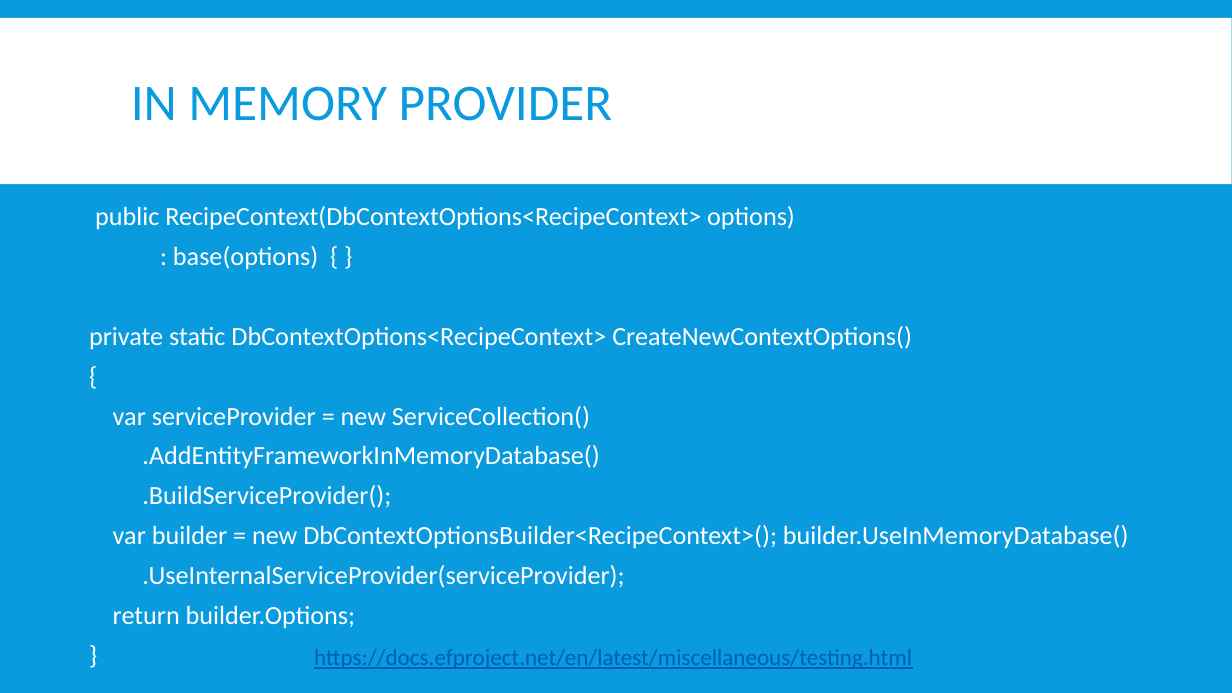
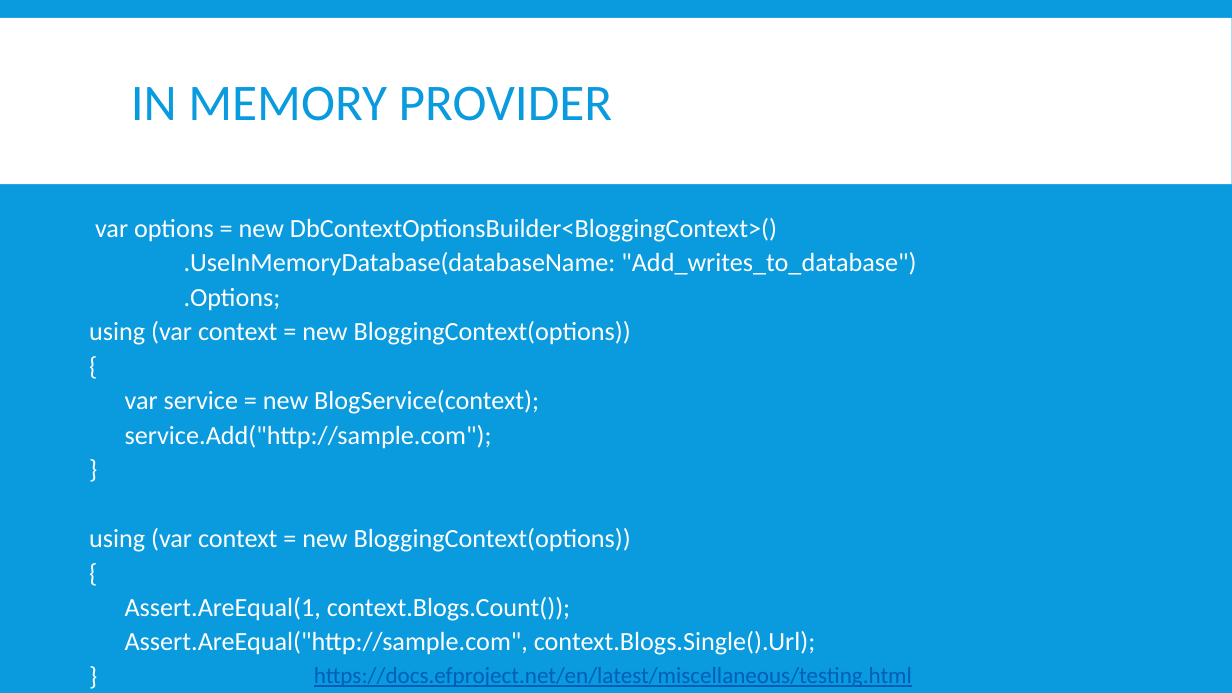
Before and after one commit to jwooley/EfCore, a slide deck: slide 13 of EfCoreGettingStarted.pptx. Drawn at 1232x693 pixels with LibreOffice and Linux fonts; fonts in the diff are those of the drawing. Boxes give left, top, right and bottom in pixels: in the first picture for what was removed or moved away, otherwise in the second. Text is boxed around its words. In the diff, an @@ line names an element or a change of style, - is before the commit and + after.

Commit message:
Update inmemory slide

```diff
--- a/EfCoreGettingStarted.pptx
+++ b/EfCoreGettingStarted.pptx
@@ text "var options = new DbContextOptionsBuilder<BloggingContext>()" at box(89, 218, 916, 655): line spacing 0.7 to 1.1; less space between paragraphs @@
@@ text at box(89, 218, 916, 345): text changed @@
-public RecipeContext(DbContextOptions<RecipeContext> options)
-: base(options) { }
-private static DbContextOptions<RecipeContext> CreateNewContextOptions()
+var options = new DbContextOptionsBuilder<BloggingContext>()
+.UseInMemoryDatabase(databaseName: "Add_writes_to_database")
+.Options;
+using (var context = new BloggingContext(options))
@@ text at box(125, 390, 539, 449): text changed @@
-var serviceProvider = new ServiceCollection()
-.AddEntityFrameworkInMemoryDatabase()
-.BuildServiceProvider();
-var builder = new DbContextOptionsBuilder<RecipeContext>(); builder.UseInMemoryDatabase()
-.UseInternalServiceProvider(serviceProvider);
-return builder.Options;
+var service = new BlogService(context);
+service.Add("http://sample.com");
@@ text at box(89, 528, 815, 655): paragraphs added @@
+using (var context = new BloggingContext(options))
+{
+Assert.AreEqual(1, context.Blogs.Count());
+Assert.AreEqual("http://sample.com", context.Blogs.Single().Url);
+}
@@ text "https://docs.efproject.net/en/latest/miscellaneous/testing.h ...": place and size @@
-text "https://docs.efproject.net/en/latest/miscellaneous/testing.h ..." at box(314, 649, 912, 669)
+text "https://docs.efproject.net/en/latest/miscellaneous/testing.h ..." at box(314, 667, 912, 687)
```
